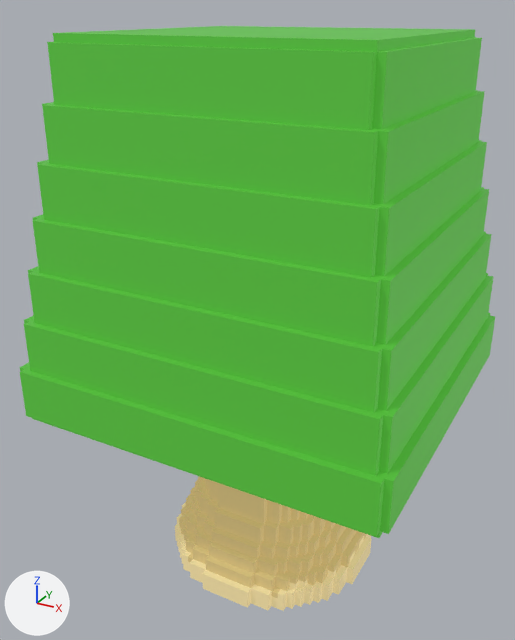
Renders of the FBX model Assets/Models/Obsticals/Tree01.fbx from each side of a commit.
Both versions are drawn from a 50 mm lens placed at (2.78, -5.4, 5.18), pointed at (-0.15, -0.08, 2.51). Lighting does not change. The marker at lower left points along +X, +Y and +Z. Where no turn or scale is listed for an object, it has been applied to the vertices.

In view in the first picture: 'Tree01'.
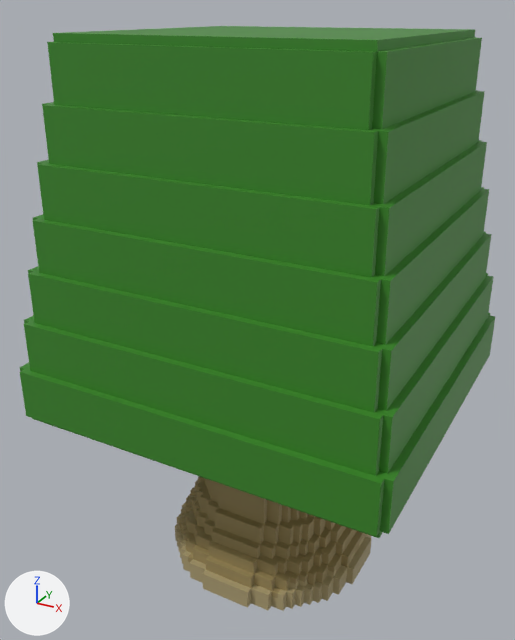
Edits to the bpy script that builds the scene:
```text
Change mat_pkmnmastermaterial:
    where n0 = _N.new('ShaderNodeBsdfPrincipled'); n0.name = 'Principled BSDF'
    remove n0.inputs[28].default_value = 1.0  # 'Emission Strength'
    remove n3 = _N.new('ShaderNodeTexImage'); n3.name = 'Image Texture.001'
    remove n3.image = img_pkmnemerald_jpg
    remove _L.new(n3.outputs[0], n0.inputs[27])  # 'Color' to 'Emission Color'
```

Pixel boxes (x1, y1, x2, y2) of what changed, in the pictures (515 x 640 px):
'Tree01', surface changed: (20, 26, 495, 611) in both
